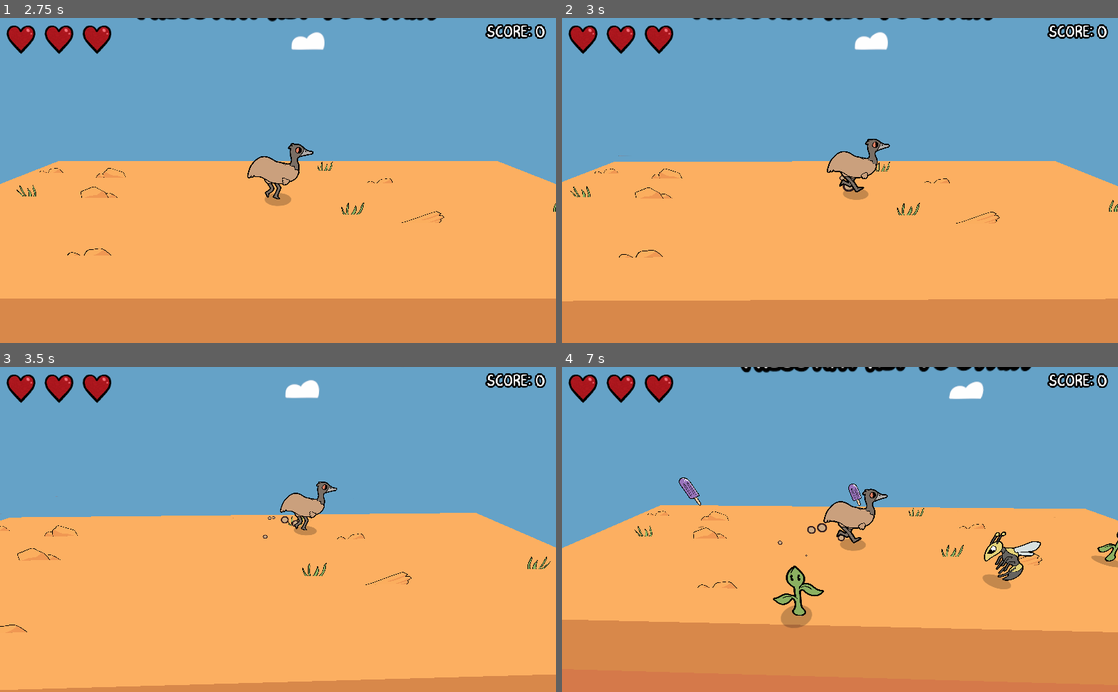
Above: before the commit, frames 1-4 (two rows, left to right).
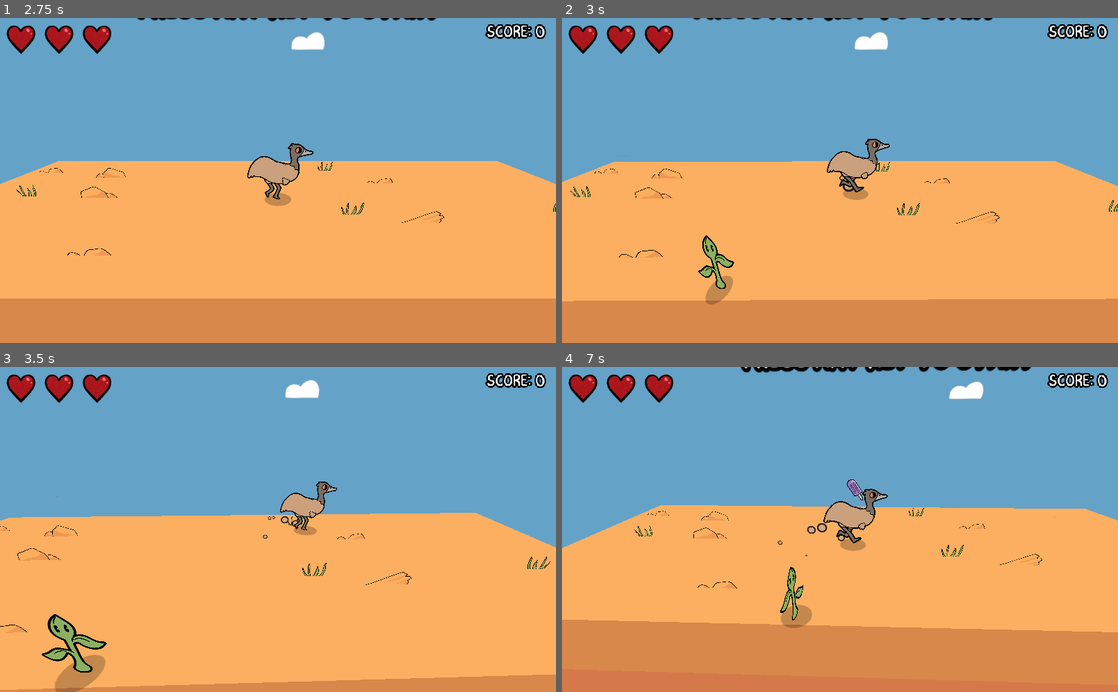
Above: after the commit, the same moments.

Repository: RonanSandoval/Games-Den-Quick
Game: Godot game, scene res://Scenes/Main Scene.tscn
Two runs of this game, one before a commit and one after it. Both use one fixed random seed, a clock stepped at 60 frames per second and the inputs below. The engine's default icon, where the game draws it, is replaced by a stand-in: a white triangle on a blue panel in a dark square.
Inputs:
- Up to frame 1 (2.75 s): tap Enter at 0.5 s; hold D (move_right) 0.53-1.28 s; hold S (move_down) 1.28-2.03 s; hold D (move_right) from 2.03 s (still down)
- Up to frame 2 (3 s): release D (move_right) at 2.78 s; hold Up (move_up) from 2.78 s (still down)
- Up to frame 3 (3.5 s): keep holding Up (move_up)
- Up to frame 4 (7 s): release Up (move_up) at 3.53 s; hold Left (move_left) 3.53-5.03 s; hold S (move_down) 5.03-5.78 s; hold D (move_right) 5.78-6.53 s; hold Up (move_up) from 6.53 s (still down)

Frame 1 is identical in both runs. In frame 2, 0.6% of the frame differs, in the area x 24-31%, y 66-89%; in frame 3, 1.4%; in frame 4, 1.8%, in the area x 21-100%, y 33-78%.

Commit message:
Rounds

Diff:
--- a/Scenes/Player.tscn
+++ b/Scenes/Player.tscn
@@ -8,6 +8,7 @@
 [ext_resource path="res://Sprites/emu_anim-1.png" type="Texture" id=6]
 [ext_resource path="res://Sprites/emu_anim-3.png" type="Texture" id=7]
 [ext_resource path="res://Sprites/emu_ouch.png" type="Texture" id=8]
+[ext_resource path="res://Sounds/hit.wav" type="AudioStream" id=9]
 
 [sub_resource type="BoxShape" id=3]
 margin = 0.001
@@ -118,4 +119,7 @@
 process_material = SubResource( 16 )
 draw_pass_1 = SubResource( 18 )
 
+[node name="AudioStreamPlayer" type="AudioStreamPlayer" parent="."]
+stream = ExtResource( 9 )
+
 [connection signal="area_entered" from="." to="." method="_on_Player_area_entered"]
--- a/Scenes/Spider.tscn
+++ b/Scenes/Spider.tscn
@@ -1,9 +1,10 @@
-[gd_scene load_steps=9 format=2]
+[gd_scene load_steps=10 format=2]
 
-[ext_resource path="res://Sprites/nettle_1.png" type="Texture" id=1]
-[ext_resource path="res://Sprites/nettle_2.png" type="Texture" id=2]
+[ext_resource path="res://Sprites/tarantula-2.png" type="Texture" id=1]
+[ext_resource path="res://Sprites/tarantula-1.png" type="Texture" id=2]
 [ext_resource path="res://Sprites/dust1.png" type="Texture" id=3]
 [ext_resource path="res://Scripts/EnemyController.gd" type="Script" id=4]
+[ext_resource path="res://Sprites/taran_egg.png" type="Texture" id=5]
 
 [sub_resource type="BoxShape" id=3]
 margin = 0.001
@@ -11,12 +12,12 @@
 
 [sub_resource type="SpriteFrames" id=6]
 animations = [ {
-"frames": [ ExtResource( 2 ) ],
+"frames": [ ExtResource( 2 ), ExtResource( 1 ) ],
 "loop": true,
 "name": "adult",
-"speed": 5.0
+"speed": 3.0
 }, {
-"frames": [ ExtResource( 1 ) ],
+"frames": [ ExtResource( 5 ) ],
 "loop": true,
 "name": "baby",
 "speed": 5.0
@@ -41,9 +42,10 @@
 pixel_size = 0.002
 frames = SubResource( 6 )
 animation = "baby"
+playing = true
 
 [node name="Shadow" type="MeshInstance" parent="."]
-transform = Transform( 1.5, 0, 0, 0, -6.55671e-08, 1, 0, -1.5, -4.37114e-08, 0, -1.49, 0 )
+transform = Transform( 2.5, 0, 0, 0, -6.55671e-08, 1, 0, -1.5, -4.37114e-08, 0, -1.49, 0 )
 mesh = SubResource( 4 )
 skeleton = NodePath("")
 material/0 = SubResource( 5 )
--- a/Scripts/EnemyController.gd
+++ b/Scripts/EnemyController.gd
@@ -15,6 +15,7 @@
 
 onready var my_player = get_node("../../Player")
 onready var my_game = get_node("../../GameController")
+onready var my_floor = get_node("../../Floor")
 onready var my_collision = get_child(0)
 onready var my_sprite = get_child(1)
 onready var my_shadow = get_child(2)
@@ -31,6 +32,10 @@
 		else:
 			direction = -1
 	elif "Spiny" in name:
+		scale.x = 0
+		appear = true
+		counter = 3
+	else:
 		scale.x = 0
 		appear = true
 		counter = 3
@@ -53,6 +58,8 @@
 			bee_AI(delta)
 		if "Spiny" in name:
 			spiny_AI(delta)
+		if "Spider" in name:
+			spider_AI(delta)
 		pass
 
 	if my_game.game_state == 3:
@@ -88,9 +95,11 @@
 		if counter < 0:
 			degree += delta * ANGLE_SPEED
 			my_sprite.rotation.y = degree
+			if(degree > 3*PI/2):
+				my_sprite.set_animation("adult")
 			if (degree > 2*PI):
 				mode = 1
-				counter = 5
+				counter = 10
 	if mode == 1:
 		my_sprite.set_animation("adult")
 		my_collision.disabled = false
@@ -101,3 +110,54 @@
 			disappear = true
 
 	pass
+
+func spider_AI(delta):
+	if mode == 0:
+		counter -= delta
+		if counter < 0:
+			degree += delta * ANGLE_SPEED
+			my_sprite.rotation.y = degree
+			if(degree > 3*PI/2):
+				my_sprite.set_animation("adult")
+			if (degree > 2*PI):
+				mode = 1
+				counter = 8
+				degree = [PI/4, 3*PI/4, 5*PI/4, 7*PI/4][randi()%4]
+	if mode == 1:
+		my_sprite.set_animation("adult")
+		my_collision.disabled = false
+
+		translation.x += cos(degree) * 4 * delta
+		translation.z += sin(degree) * 4 * delta
+
+		# wall bounce
+		if (translation.x > my_floor.scale.x - 0.5 or translation.x < -my_floor.scale.x + 0.5):
+			degree = PI - degree
+			if (degree < 0):
+				degree += 2 * PI
+			if (degree > 2 * PI):
+				degree -= 2 * PI
+			#translation.x += cos(angle) * vel * delta * 2
+			translation.x = sign(translation.x) * (my_floor.scale.x - 0.6)
+
+		if (translation.z > my_floor.scale.z - 0.5 or translation.z < -my_floor.scale.z + 0.5):
+			degree = -degree
+			if (degree < 0):
+				degree += 2 * PI
+			if (degree > 2 * PI):
+				degree -= 2 * PI
+			translation.z = sign(translation.z) * (my_floor.scale.z - 0.6)
+
+		if not disappear:
+			if cos(degree) > 0:
+				my_sprite.rotation.y = lerp(my_sprite.rotation.y, 0, 0.2)
+				#my_sprite.set_flip_h(false)
+			else:
+				#my_sprite.set_flip_h(true)
+				my_sprite.rotation.y = lerp(my_sprite.rotation.y, -PI, 0.2)
+
+		counter -= delta
+		if counter < 0:
+			disappear = true
+
+	pass
--- a/Scripts/EnemySpawnerController.gd
+++ b/Scripts/EnemySpawnerController.gd
@@ -2,18 +2,22 @@
 
 var counter_enemy = 0
 var counter_food = 0
-var level = 1
+var counter_round = 0
+var counter_rest = 0
+var curr_round = 0
+var end_timer = 2.5
 
 const BEE = preload("res://Scenes/Bee.tscn")
 const FOOD = preload("res://Scenes/Food.tscn")
 const SPINY = preload("res://Scenes/Spiny.tscn")
+const SPIDER = preload("res://Scenes/Spider.tscn")
 
 onready var my_game = get_node("../GameController")
 
-const GAME_SPEED = 2
-const ROUND_SPEED = [5, 4]
-const ROUND_TYPE = [[0], [1]]
-const ROUND_LENGTH = [20]
+const GAME_SPEED = 1
+const ROUND_SPEED = [0, 3, 2, 1.75, 3.5, 2.5, -1]
+const ROUND_TYPE = [[0], [1], [2,2,2,1], [1,1,2], [3], [2,2,3], [1,1,1,1,2,2,2,3]]
+const ROUND_LENGTH = [10, 25, 15, 20, 15, 20, -1]
 
 # Called when the node enters the scene tree for the first time.
 func _ready():
@@ -26,21 +30,46 @@
 # Called every frame. 'delta' is the elapsed time since the previous frame.
 func _process(delta):
 	if my_game.game_state != 2:
+		curr_round = 6
+		counter_round = ROUND_LENGTH[0]
+		counter_enemy = ROUND_SPEED[0]
+		counter_food = 2.5
+		end_timer = 2.5
 		return
 
-	counter_enemy -= delta * GAME_SPEED
-	counter_food -= delta * GAME_SPEED
-	if counter_enemy < 0:
-		if randf() < 0.5:
+	if counter_rest > 0:
+		counter_rest -= delta * GAME_SPEED
+	else:
+		counter_enemy -= delta * GAME_SPEED
+		counter_food -= delta * GAME_SPEED
+		counter_round -= delta * GAME_SPEED
+
+	if counter_enemy < 0 and curr_round > 0 and not counter_rest > 0:
+		var choice = ROUND_TYPE[curr_round][randi() % ROUND_TYPE[curr_round].size()]
+		if choice == 1:
+			spawn_bee()
+		elif choice == 2:
 			spawn_spiny()
-			pass
+		elif choice == 3:
+			spawn_spider()
+
+		if curr_round != 6:
+			counter_enemy = ROUND_SPEED[curr_round]
 		else:
-			spawn_bee()
-		counter_enemy = 3
+			counter_enemy = end_timer
+			if end_timer > 0.4:
+				end_timer -= 0.02
+				print(end_timer)
 
 	if counter_food < 0:
 		spawn_food()
-		counter_food = 5
+		counter_food = 2.5
+
+	if counter_round < 0 and curr_round != 6:
+		curr_round += 1
+		counter_round = ROUND_LENGTH[curr_round]
+		if curr_round in [1,2,4,6]:
+			counter_rest = 4
 
 
 
@@ -57,6 +86,11 @@
 	spiny_instance.translation = Vector3(rand_range(-10,10),1.5,rand_range(-5,5))
 	add_child(spiny_instance)
 
+func spawn_spider():
+	var spider_instance = SPIDER.instance()
+	spider_instance.translation = Vector3(rand_range(-10,10),1.5,rand_range(-5,5))
+	add_child(spider_instance)
+
 
 func spawn_food():
 	var food_instance = FOOD.instance()
--- a/Scripts/PlayerController.gd
+++ b/Scripts/PlayerController.gd
@@ -21,7 +21,7 @@
 onready var my_dust = get_child(2)
 onready var my_shadow = get_child(3)
 onready var my_explode = get_child(4)
-
+onready var my_audio = get_child(5)
 
 # Called when the node enters the scene tree for the first time.
 func _ready():
@@ -49,6 +49,7 @@
 		return
 
 	if my_game.game_state == 1:
+		my_sprite.scale.x = 1.5
 		points = 0
 		health = 3
 		counter -= delta
@@ -157,8 +158,14 @@
 			my_explode.emitting = true
 			health -= 1
 			invincible = 3
+			my_audio.set_stream(load("res://Sounds/hit.wav"))
+			my_audio.play()
 		area.disappear = true
+
 	elif "Point" in groups:
 		points += 1
 		area.disappear = true
 		area.my_particles.emitting = true
+
+		my_audio.set_stream(load("res://Sounds/popsicle_get.wav"))
+		my_audio.play()
Not shown: 1 places in Scenes/Player.tscn that only renumber resources
Not shown, added: Sounds/hit.wav.import
Not shown, added: Sounds/popsicle_get.wav.import
Binary file added: Sprites/taran_egg.png
Not shown, added: Sprites/taran_egg.png.import
Binary file added: Sprites/tarantula-1.png
Not shown, added: Sprites/tarantula-1.png.import
Binary file added: Sprites/tarantula-2.png
Not shown, added: Sprites/tarantula-2.png.import
Not shown, added: Sounds/hit.wav
Not shown, added: Sounds/popsicle_get.wav
